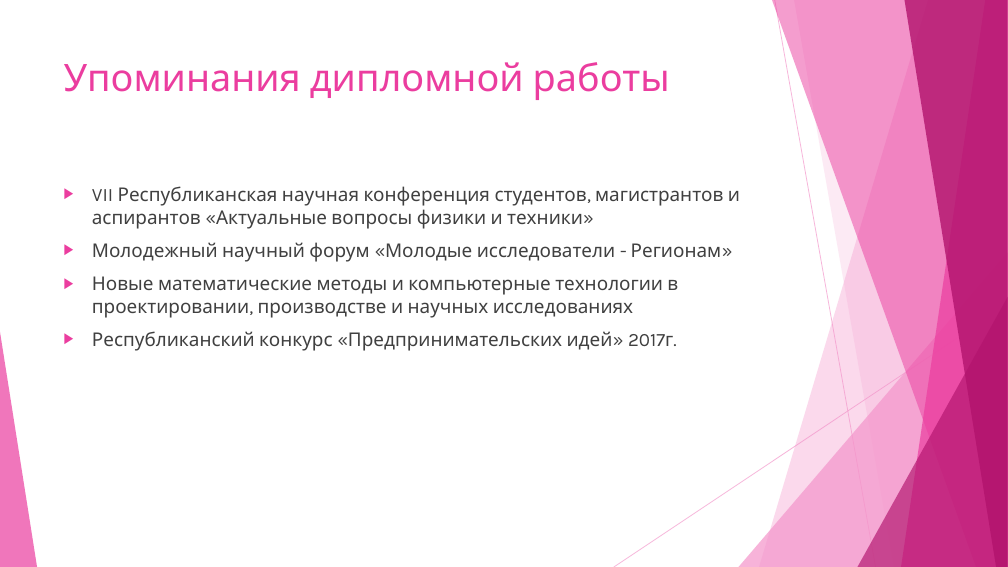
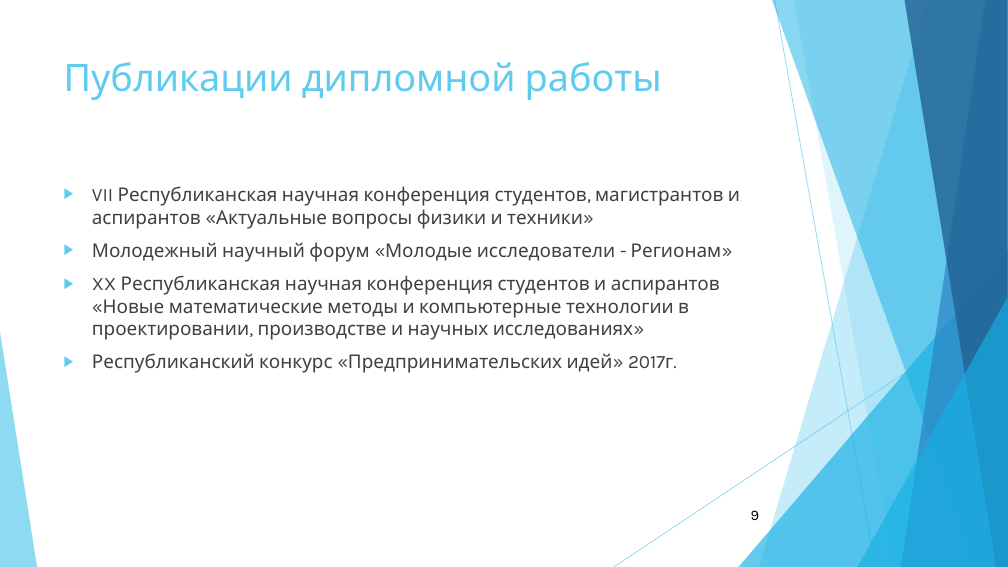
Before and after one commit to lamerocheg/Diplom, a slide deck: slide 9 of ПРЕЗЕНТАЦИЯ Бычков Евгений.pptx (slide 10 before the commit). Drawn at 1008x567 pixels with LibreOffice and Linux fonts; fonts in the diff are those of the drawing. Boxes give left, top, right and bottom in pixels: in the first picture for what was removed or moved away, otherwise in the second. Text is boxed around its words. In the diff, an @@ line names an element or a change of style, - is before the commit and + after.

```diff
--- a/ПРЕЗЕНТАЦИЯ Бычков Евгений.pptx
+++ b/ПРЕЗЕНТАЦИЯ Бычков Евгений.pptx
@@ freeform shape at [759,0,1008,567]: fill #F496CB at 36% opacity to #5FCBEF at 36% opacity @@
@@ freeform shape at [772,0,1008,567]: fill #EB3D9F at 50% opacity to #17B0E4 at 50% opacity @@
@@ line (775, 0) - (876, 567): stroke #F496CB 0.75 pt to #5FCBEF 0.75 pt @@
@@ freeform shape at [794,0,1008,567]: fill #F496CB at 20% opacity to #5FCBEF at 20% opacity @@
@@ freeform shape at [901,0,1008,567]: fill #EB3D9F at 70% opacity to #2E83C3 at 70% opacity @@
@@ freeform shape at [904,0,1008,567]: fill #B2136D at 80% opacity to #226292 at 80% opacity @@
@@ title at [64,62,662,100]: text changed; text colour #EB3D9F to #5FCBEF @@
-Упоминания дипломной работы
+Публикации дипломной работы
@@ text at [92,186,740,373]: bullet colour #EB3D9F to #5FCBEF @@
@@ triangle at [739,252,1008,567]: fill #F496CB at 72% opacity to #17B0E4 at 66% opacity @@
@@ text at [92,275,720,340]: text changed @@
-▶ Новые математические методы и компьютерные технологии в проектировании, производстве и научных исследованиях
+▶ XX Республиканская научная конференция студентов и аспирантов «Новые математические методы и компьютерные технологии в проектировании, производстве и научных исследованиях»
@@ triangle at [858,297,1008,567]: fill #B2136D at 66% opacity to #17B0E4 at 66% opacity @@
@@ line (1008, 305) - (614, 567): stroke #F496CB 0.75 pt to #5FCBEF 0.75 pt @@
@@ triangle at [0,332,37,567]: fill #EB3D9F at 70% opacity to #5FCBEF at 70% opacity @@
@@ page number added at [751,510,760,520], 14 pt, text #000000 @@
+9
```
Also in this commit, not shown: 8 other slides changed, 1 slide added, 2 slides removed, 3 other files.
